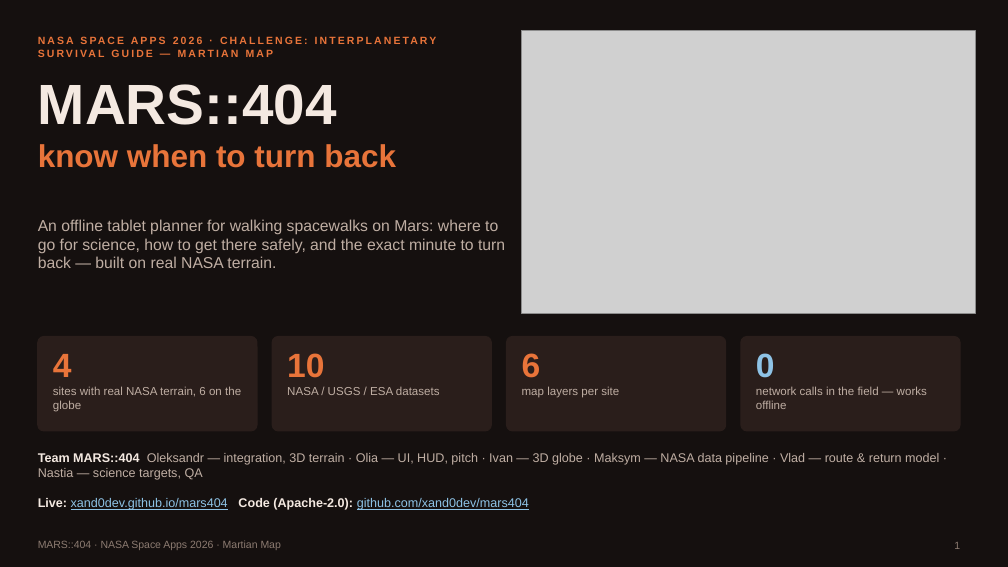
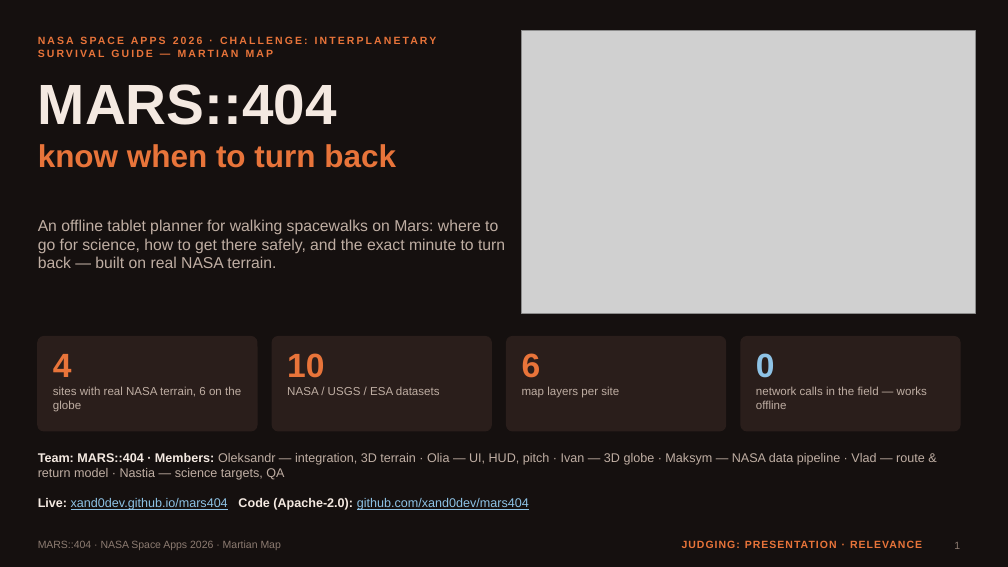
Before and after one commit to xand0dev/mars404, a slide deck: slide 1 of docs/demo/MARS404_slides.pptx. Drawn at 1008x567 pixels with LibreOffice and Linux fonts; fonts in the diff are those of the drawing; grey boxes stand for pictures. Boxes give left, top, right and bottom in pixels: in the first picture for what was removed or moved away, otherwise in the second. Text is boxed around its words. In the diff, an @@ line names an element or a change of style, - is before the commit and + after.

```diff
--- a/docs/demo/MARS404_slides.pptx
+++ b/docs/demo/MARS404_slides.pptx
@@ text at <box>38,453,925,480</box>: text changed @@
-Team MARS::404 Oleksandr — integration, 3D terrain · Olia — UI, HUD, pitch · Ivan — 3D globe · Maksym — NASA data pipeline · Vlad — route & return model · Nastia — science targets, QA
+Team: MARS::404 · Members: Oleksandr — integration, 3D terrain · Olia — UI, HUD, pitch · Ivan — 3D globe · Maksym — NASA data pipeline · Vlad — route & return model · Nastia — science targets, QA
@@ text added at <box>682,540,922,548</box>, 10 pt, text #E8743A, bold @@
+JUDGING: PRESENTATION · RELEVANCE
```
Also in this commit, not shown: 5 other slides changed, 4 other files.
